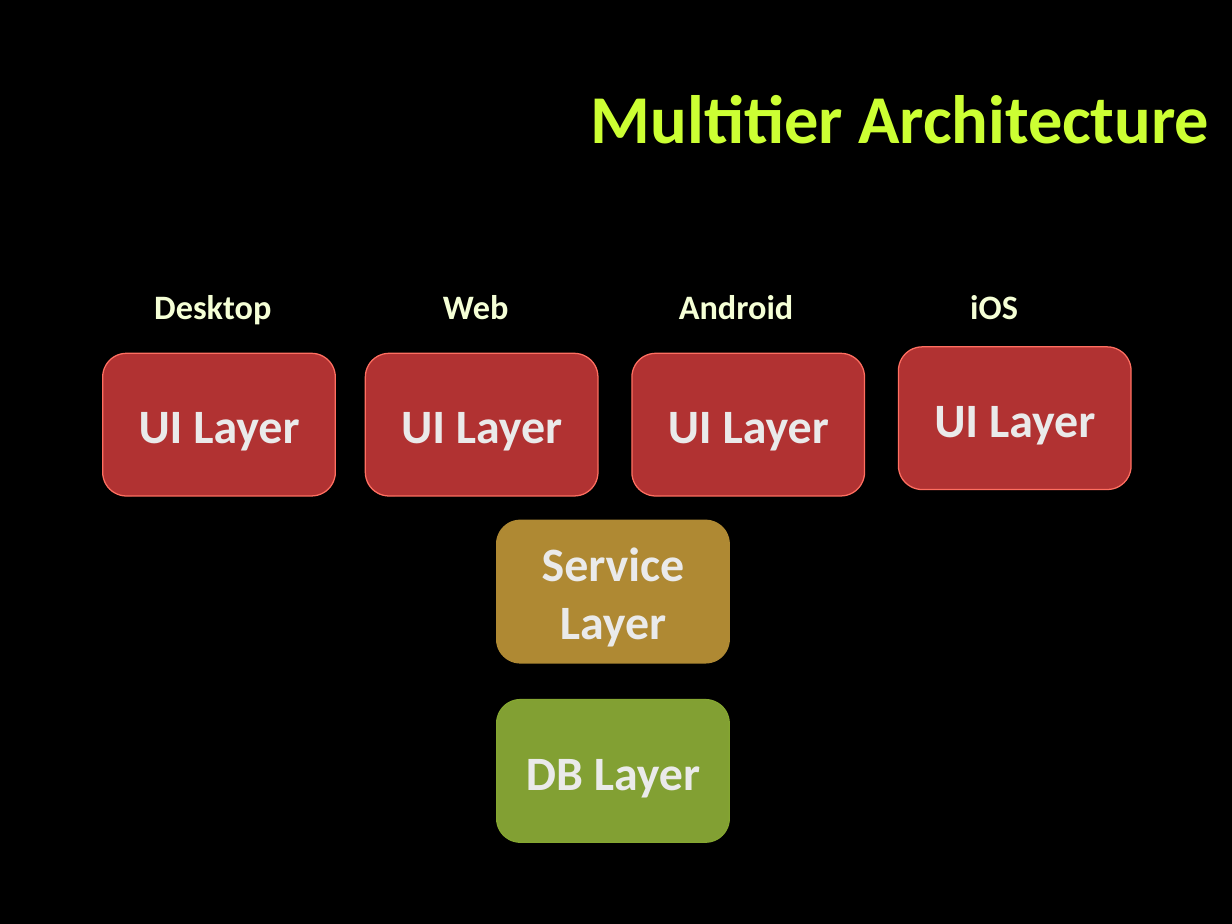
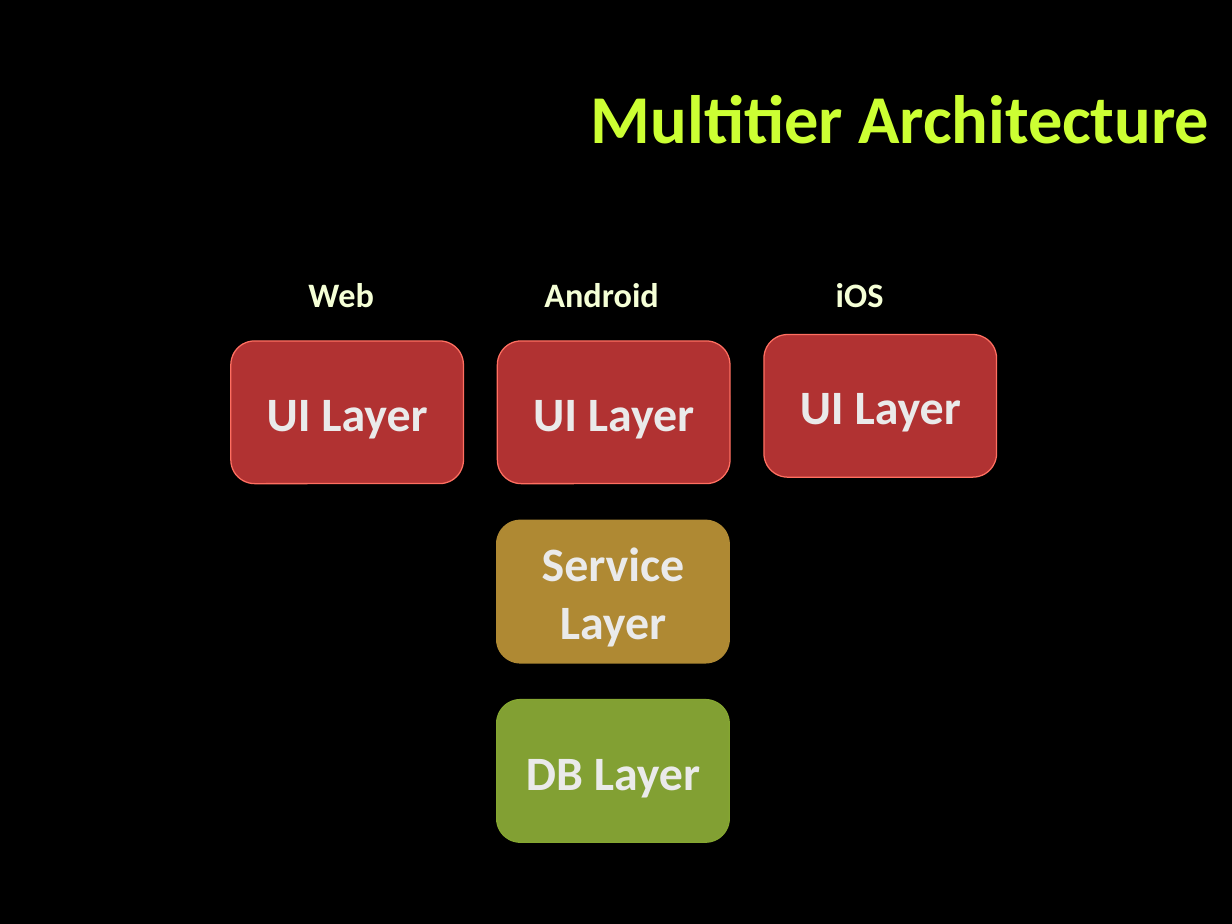
Before and after one commit to dtopuzov/qa-academy, a slide deck: slide 4 of Slides/WebServices/Web Services.pptx. Drawn at 1232x924 pixels with LibreOffice and Linux fonts; fonts in the diff are those of the drawing; background and template pictures are left out. Boxes give left, top, right and bottom in pixels: in the first picture for what was removed or moved away, otherwise in the second. Text is boxed around its words. In the diff, an @@ line names an element or a change of style, - is before the commit and + after.

```diff
--- a/Slides/WebServices/Web Services.pptx
+++ b/Slides/WebServices/Web Services.pptx
@@ text removed at (x1=154, y1=295, x2=271, y2=325) @@
-Desktop
@@ rounded rectangle removed at (x1=102, y1=354, x2=335, y2=496) @@
-UI Layer
@@ 3 texts, 2 rounded rectangles moved together from (x1=366, y1=295, x2=1018, y2=496) to (x1=230, y1=283, x2=884, y2=484) @@
@@ rounded rectangle "UI Layer" moved from (x1=898, y1=347, x2=1131, y2=490) to (x1=764, y1=335, x2=997, y2=478) @@
```
Also in this commit, not shown: 10 other files.
